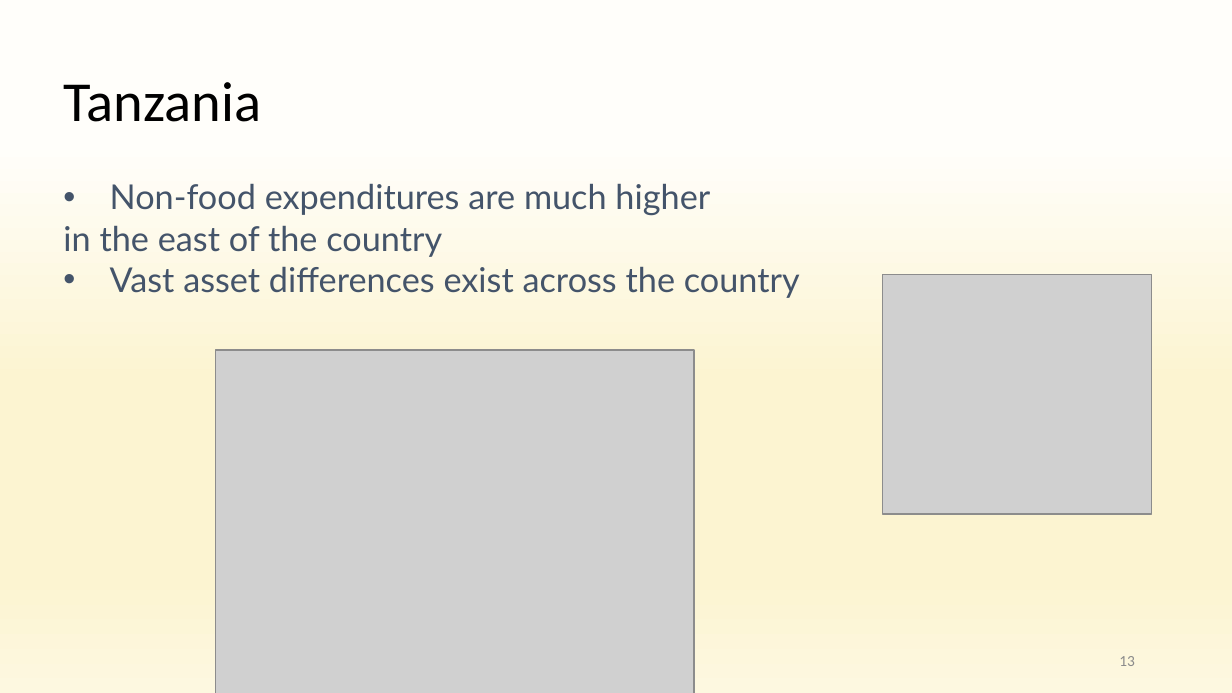
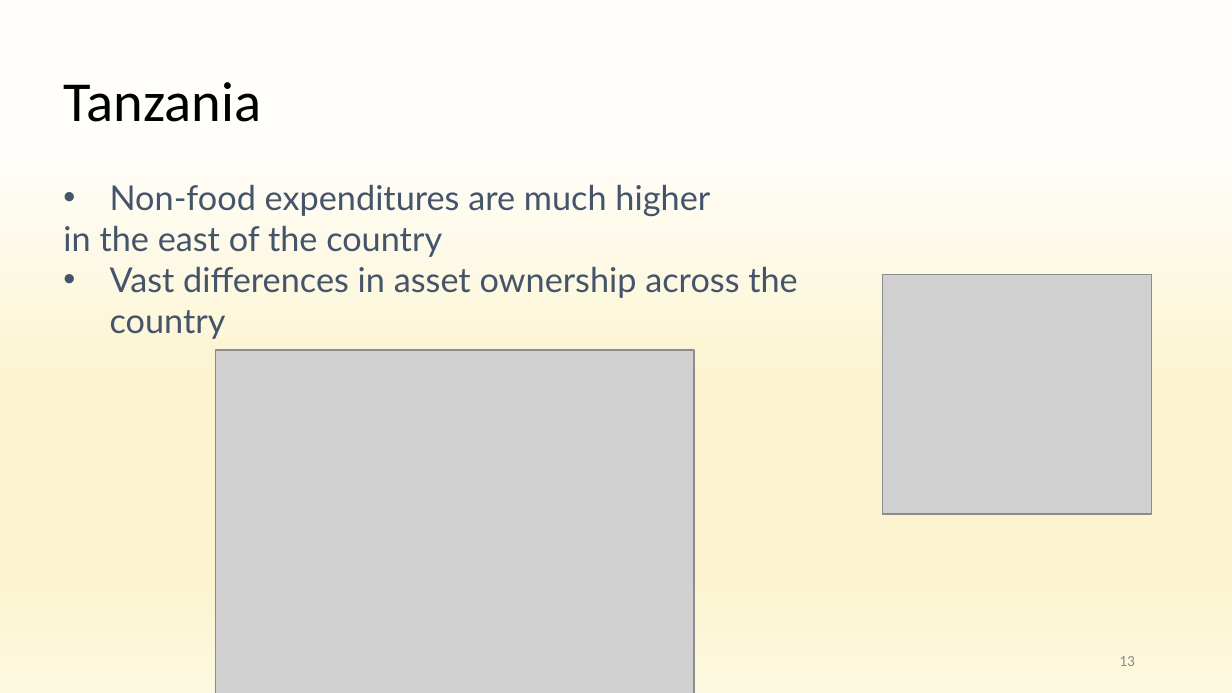
Before and after one commit to anuragr81/research, a slide deck: slide 13 of consumption/presentationOct2021.pptx. Drawn at 1232x693 pixels with LibreOffice and Linux fonts; fonts in the diff are those of the drawing; grey boxes stand for pictures; background and template pictures are left out. Boxes give left, top, right and bottom in pixels: in the first picture for what was removed or moved away, otherwise in the second. Text is boxed around its words. In the diff, an @@ line names an element or a change of style, - is before the commit and + after.

```diff
--- a/consumption/presentationOct2021.pptx
+++ b/consumption/presentationOct2021.pptx
@@ text at (x1=110, y1=266, x2=797, y2=339): text changed @@
-• Vast asset differences exist across the country
+• Vast differences in asset ownership across the country
```
Also in this commit, not shown: 5 other slides changed, 1 slide added, 2 other files.
